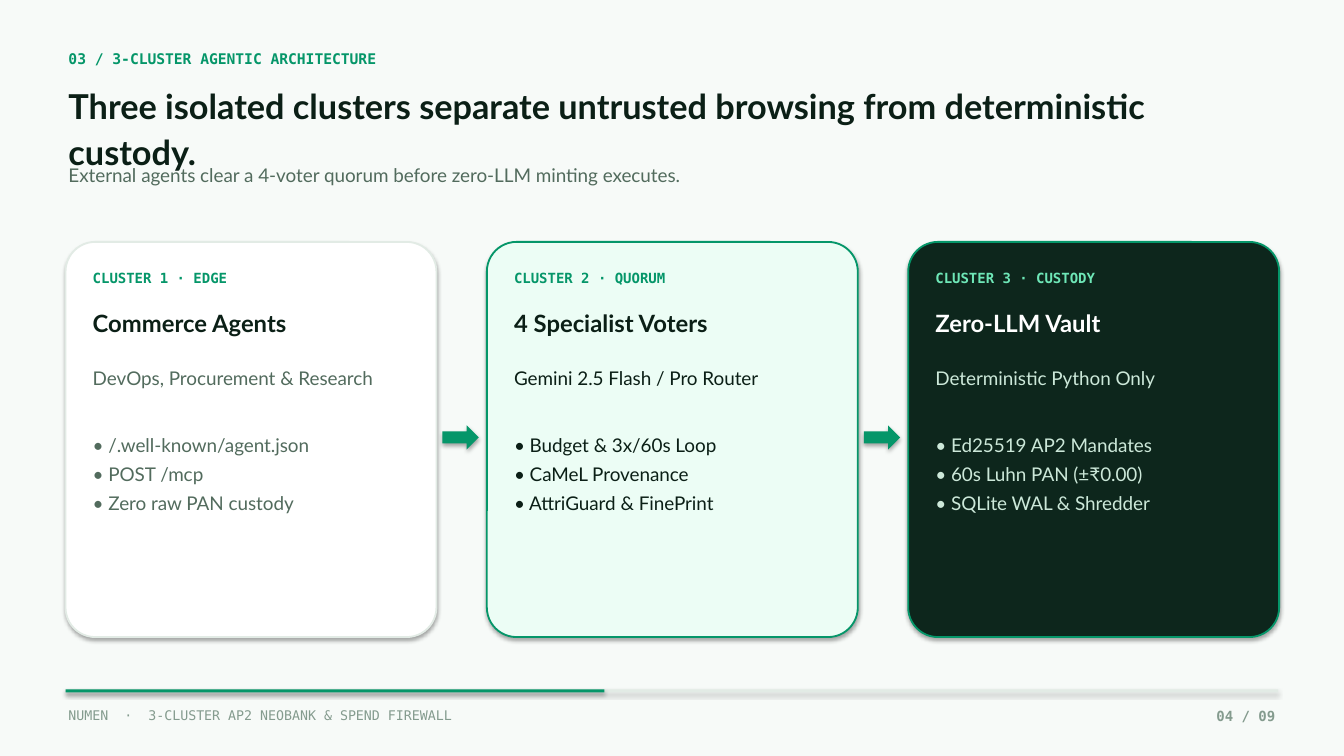
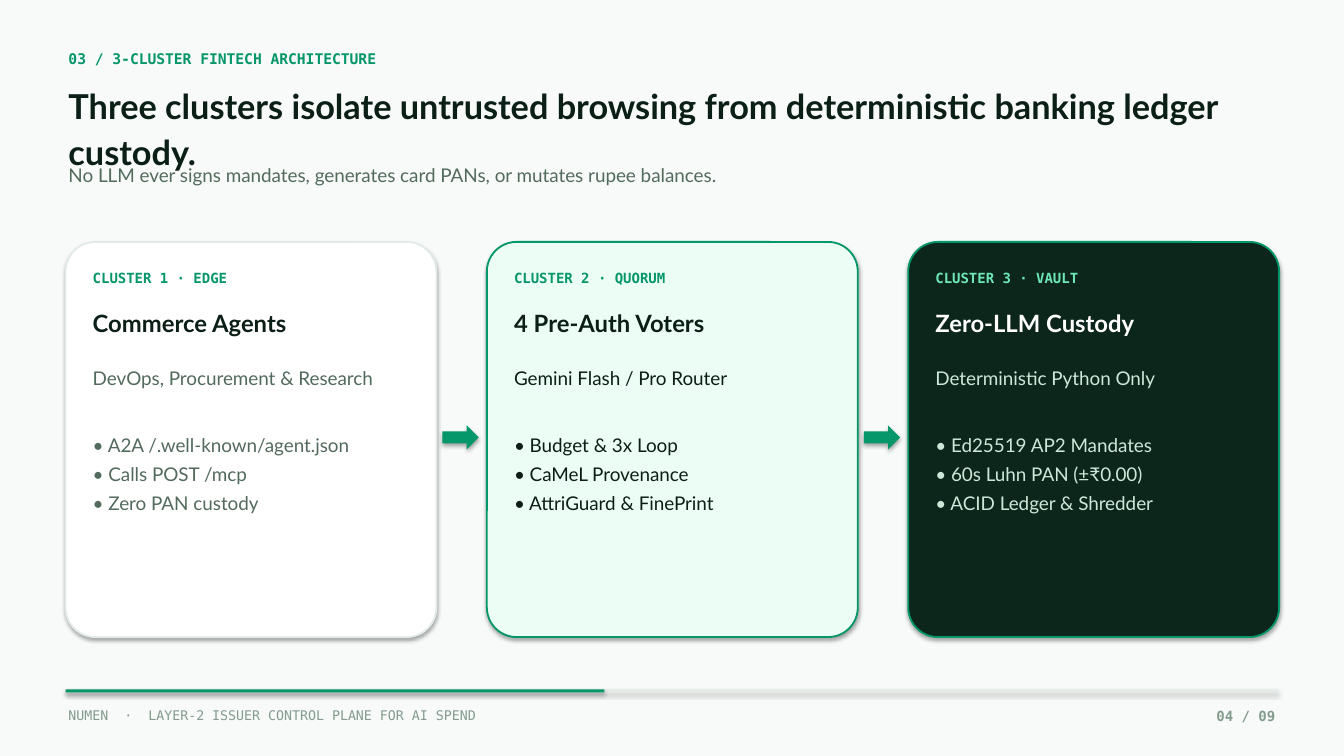
Before and after one commit to tanish19078/numen, a slide deck: slide 4 of deck/Numen_Pitch_Deck.pptx. Drawn at 1344x756 pixels with LibreOffice and Linux fonts; fonts in the diff are those of the drawing. Boxes give left, top, right and bottom in pixels: in the first picture for what was removed or moved away, otherwise in the second. Text is boxed around its words. In the diff, an @@ line names an element or a change of style, - is before the commit and + after.

Commit message:
pitch: reposition Numen as Layer-2 Fintech Issuer Control Plane with Zero-Charter Feasibility & 3-Stream Business Model

```diff
--- a/deck/Numen_Pitch_Deck.pptx
+++ b/deck/Numen_Pitch_Deck.pptx
@@ text at (68, 53, 377, 65): text changed @@
-03 / 3-CLUSTER AGENTIC ARCHITECTURE
+03 / 3-CLUSTER FINTECH ARCHITECTURE
@@ text at (68, 93, 1218, 172): text changed @@
-Three isolated clusters separate untrusted browsing from deterministic custody.
+Three clusters isolate untrusted browsing from deterministic banking ledger custody.
@@ text at (68, 166, 716, 186): text changed @@
-External agents clear a 4-voter quorum before zero-LLM minting executes.
+No LLM ever signs mandates, generates card PANs, or mutates rupee balances.
@@ text at (935, 272, 1078, 283): text changed @@
-CLUSTER 3 · CUSTODY
+CLUSTER 3 · VAULT
@@ text at (514, 314, 704, 332): text changed @@
-4 Specialist Voters
+4 Pre-Auth Voters
@@ text at (935, 314, 1134, 336): text changed @@
-Zero-LLM Vault
+Zero-LLM Custody
@@ text at (514, 371, 727, 456): text changed @@
-Gemini 2.5 Flash / Pro Router
-• Budget & 3x/60s Loop
+Gemini Flash / Pro Router
+• Budget & 3x Loop
@@ text at (108, 438, 349, 513): text changed @@
-• /.well-known/agent.json
-• POST /mcp
-• Zero raw PAN custody
+• A2A /.well-known/agent.json
+• Calls POST /mcp
+• Zero PAN custody
@@ text at (950, 496, 1153, 514): text changed @@
-• SQLite WAL & Shredder
+• ACID Ledger & Shredder
@@ text at (68, 710, 476, 720): text changed @@
-NUMEN · 3-CLUSTER AP2 NEOBANK & SPEND FIREWALL
+NUMEN · LAYER-2 ISSUER CONTROL PLANE FOR AI SPEND
```
Also in this commit, not shown: 7 other slides changed, 1 slide added, 1 slide removed, 3 other files.
